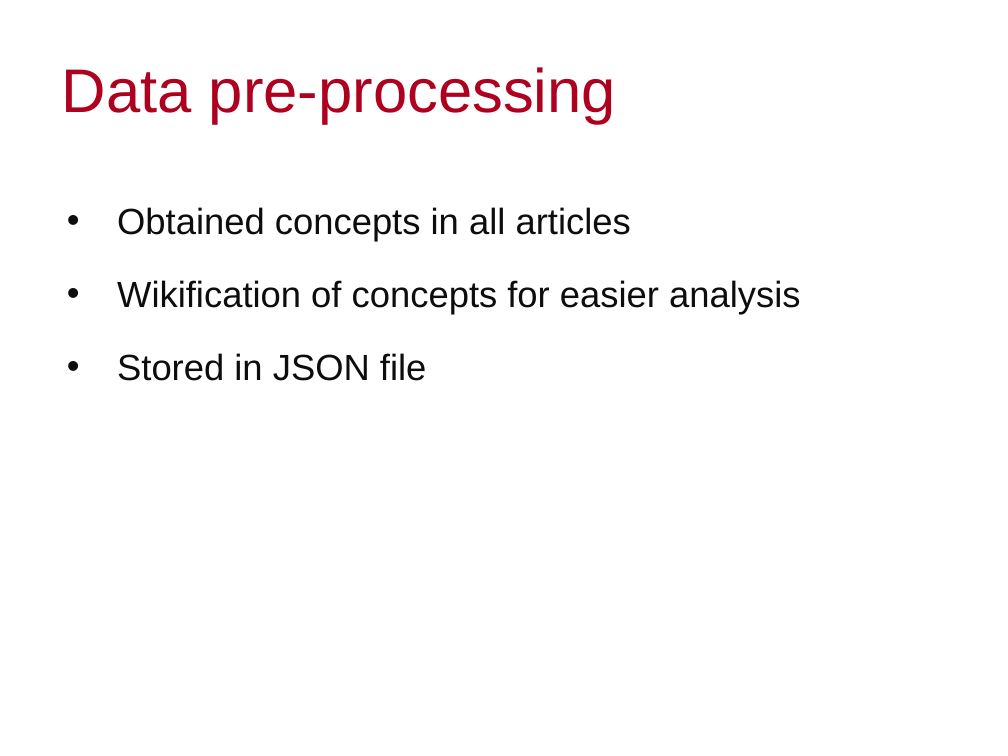
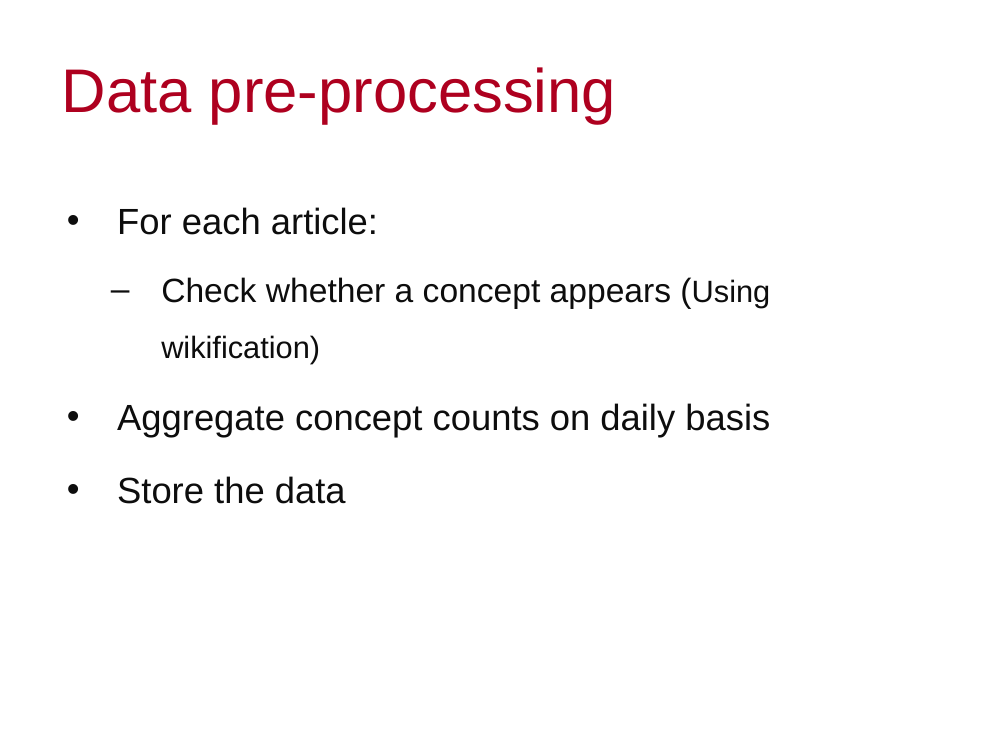
Before and after one commit to Zala/textMining, a slide deck: slide 4 of Presentation.pptx (slide 3 before the commit). Drawn at 1008x756 pixels with LibreOffice and Linux fonts; fonts in the diff are those of the drawing; background and template pictures are left out. Boxes give left, top, right and bottom in pixels: in the first picture for what was removed or moved away, otherwise in the second. Text is boxed around its words. In the diff, an @@ line names an element or a change of style, - is before the commit and + after.

```diff
--- a/Presentation.pptx
+++ b/Presentation.pptx
@@ text at bbox=[117, 207, 771, 504]: text changed @@
-• Obtained concepts in all articles
-• Wikification of concepts for easier analysis
-• Stored in JSON file
+• For each article:
+  – Check whether a concept appears (Using wikification)
+• Aggregate concept counts on daily basis
+• Store the data
```
Also in this commit, not shown: 4 other slides changed.
